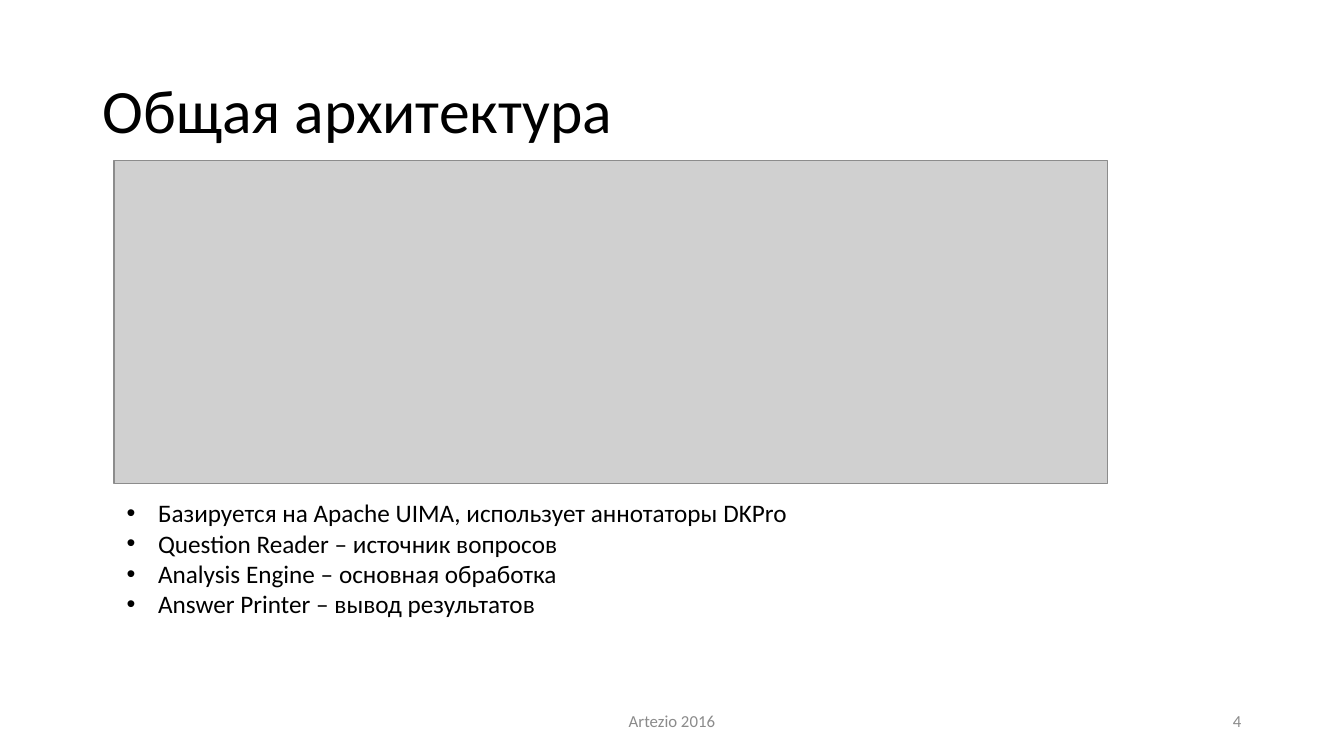
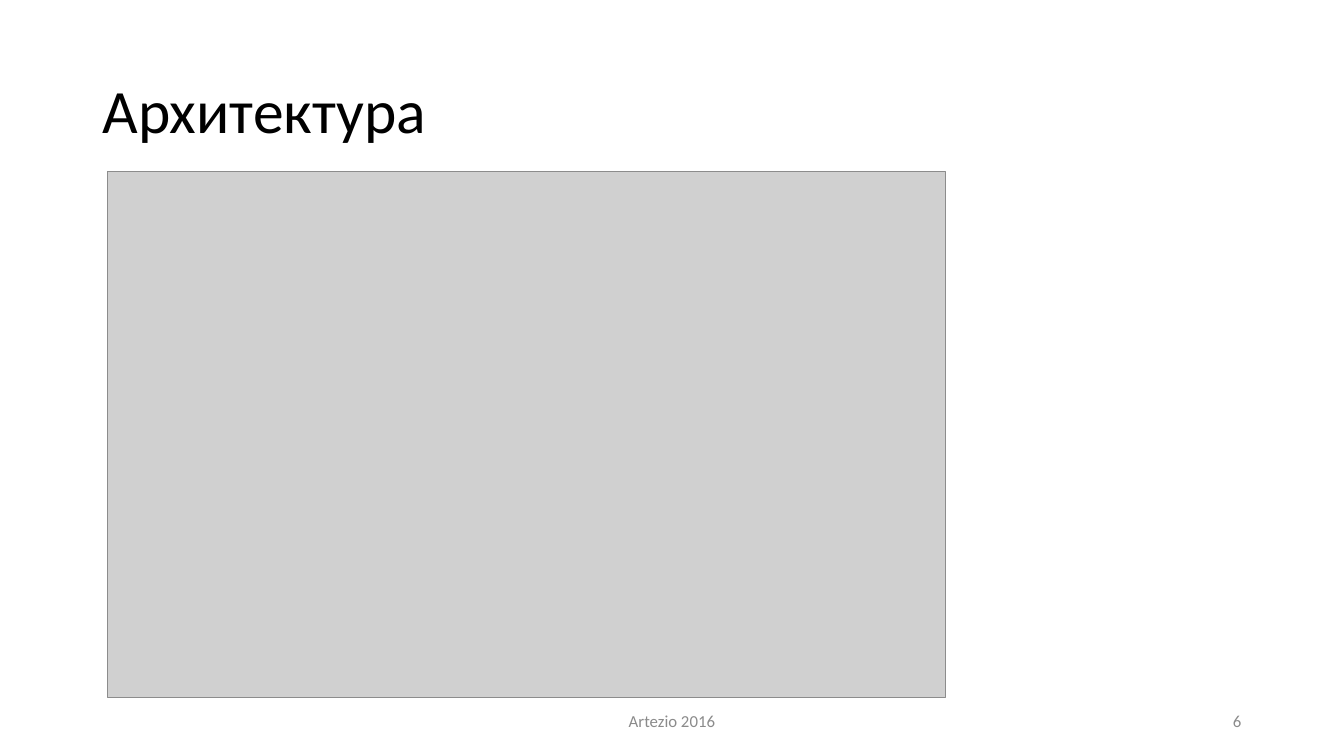
Before and after one commit to ike3/yodaqa, a slide deck: slide 6 of doc/Presentation.pptx (slide 4 before the commit). Drawn at 1344x756 pixels with LibreOffice and Linux fonts; fonts in the diff are those of the drawing; grey boxes stand for pictures. Boxes give left, top, right and bottom in pixels: in the first picture for what was removed or moved away, otherwise in the second. Text is boxed around its words. In the diff, an @@ line names an element or a change of style, - is before the commit and + after.

```diff
--- a/doc/Presentation.pptx
+++ b/doc/Presentation.pptx
@@ title at (102,93,425,143): text changed @@
-Общая архитектура
+Архитектура
@@ picture: place and size @@
-picture at (114,160,1107,483)
+picture at (108,171,946,697)
@@ text removed at (158,504,786,617) @@
-• Базируется на Apache UIMA, использует аннотаторы DKPro
-• Question Reader – источник вопросов
-• Analysis Engine – основная обработка
-• Answer Printer – вывод результатов
@@ page number at (1233,716,1241,727): text changed @@
-4
+6
```
Also in this commit, not shown: 7 other slides changed, 5 slides added, 24 slides removed.
